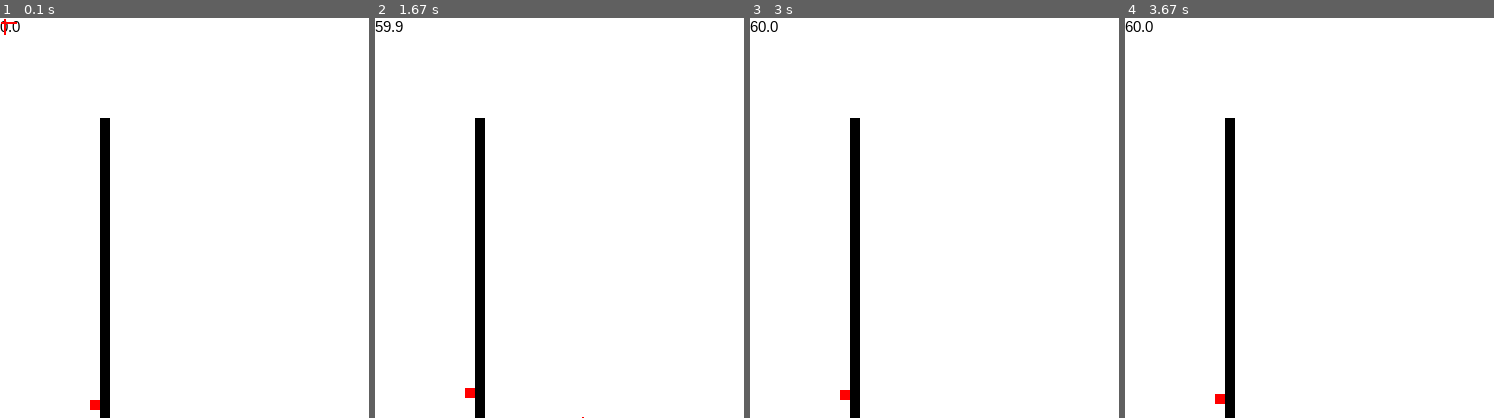
Above: before the commit, frames 1-4 (left to right).
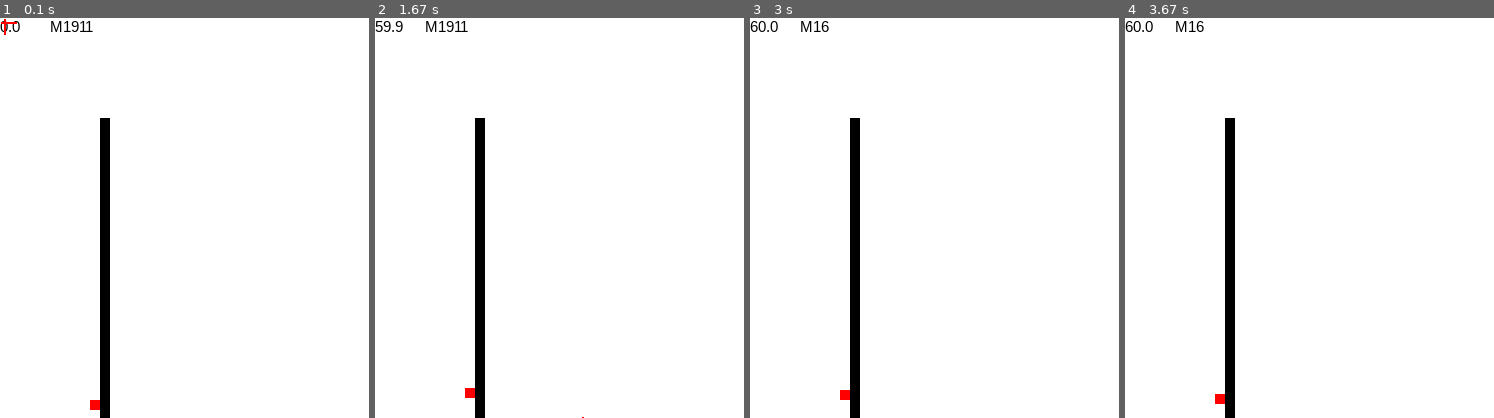
Above: after the commit, the same moments.

Repository: zwang20/Chaos
Game: pygame game, started from chaos.py
Two runs of this game, one before a commit and one after it. Both use one fixed random seed, a clock stepped at 60 frames per second and the inputs below.
Inputs (mouse positions are % of the whole screen's width and height, from its top left):
- Up to frame 1 (0.1 s): no input
- Up to frame 2 (1.67 s): click (54, 50) at 0.38 s; hold Right 0.67-1.13 s; click (89, 47) at 0.75 s; hold Up 1.17-1.47 s; click (55, 57) at 1.25 s; hold Right from 1.5 s (still down); click (28, 51) at 1.58 s; tap 2 at 1.65 s
- Up to frame 3 (3 s): release Right at 1.97 s; hold Left 2-2.53 s; click (65, 72) at 2.08 s; hold Down 2.57-2.87 s; click (20, 74) at 2.65 s; hold Left from 2.9 s (still down); click (70, 15) at 2.98 s
- Up to frame 4 (3.67 s): tap 2 at 3.05 s; release Left at 3.3 s; hold Up from 3.33 s (still down); click (94, 85) at 3.42 s
The pictures show only the part of the screen within x 0-50%, y 0-50%; the shares and areas given below are measured in that part.

The runs differ from the first frame. In frame 1, 0.2% of the frame differs, in the area x 13-26%, y 0-4%; in frame 2, 0.2%; in frame 3, 0.1%; in frame 4, 0.1%.

Commit message:
Gun name display

Diff:
--- a/chaos.py
+++ b/chaos.py
@@ -331,6 +331,7 @@
         sge_clear(display)  # Clear
         sge_print(display, str(int(10*clock.get_fps())/10))  # Fps display
 
+        sge_print(display, weapons[player.weapon]['name'], 50)
         # Enemy.display()
         # collision_detection()
 
